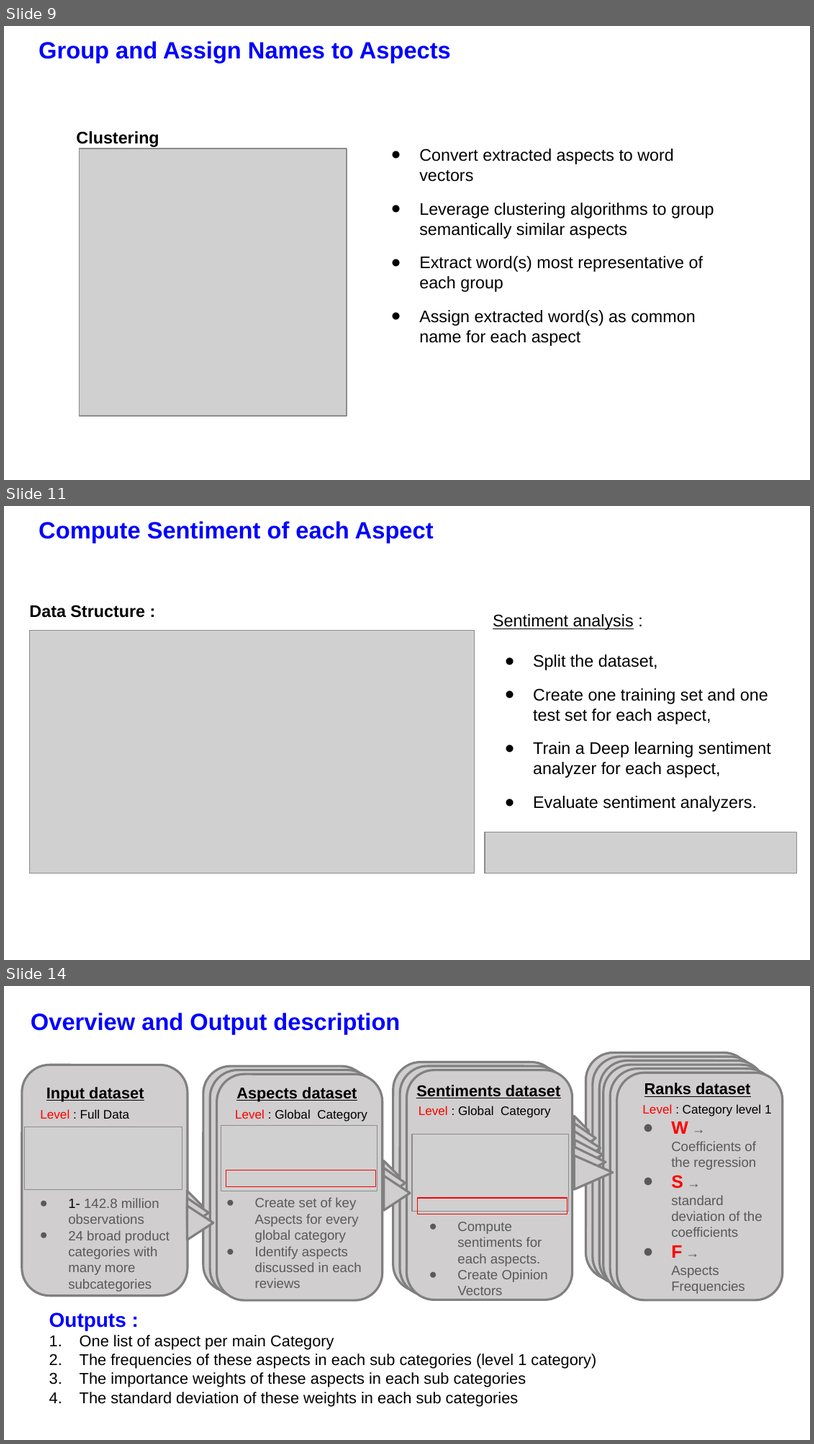
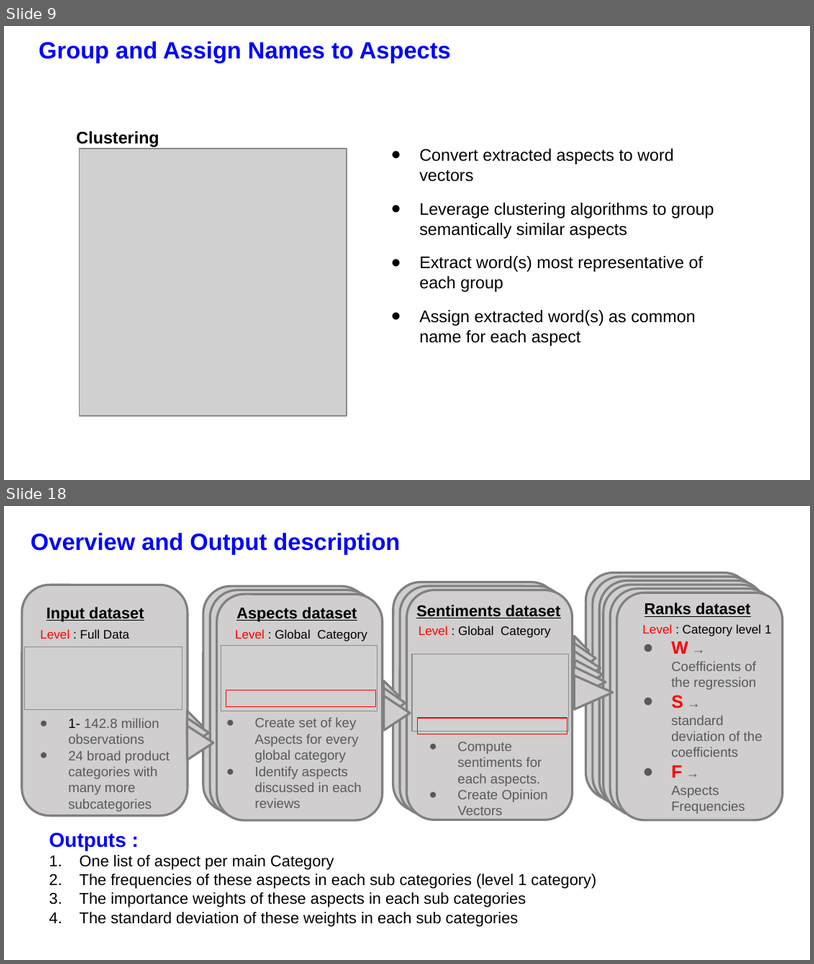
Before and after one commit to CedricJ08/aspect-analysis, a slide deck: Report/Final Presentation Slides.pptx. Shown one above the other, each under a label of ours: slides 9, 11 and 14 before the commit, slides 9 and 18 after it; the slides between them are not shown. The pictures are 814x1444 and 814x964 pixels, drawn with LibreOffice and Linux fonts; fonts in the diff are those of the drawing; grey boxes stand for pictures; background and template pictures are left out. Boxes give left, top, right and bottom in pixels: in the first picture for what was removed or moved away, otherwise in the second. Text is boxed around its words. In the diff, an @@ line names an element or a change of style, - is before the commit and + after.

```diff
--- a/Report/Final Presentation Slides.pptx
+++ b/Report/Final Presentation Slides.pptx
@@ slide 11 removed at (4,506,810,960), background picture (left out) @@
@@ text removed at (39,521,434,543) @@
-Compute Sentiment of each Aspect
@@ text removed at (29,605,145,618) @@
-Data Structure :
@@ picture removed at (30,630,475,873) @@
@@ text removed at (493,614,772,811) @@
-Sentiment analysis :
-● Split the dataset,
-● Create one training set and one test set for each aspect,
-● Train a Deep learning sentiment analyzer for each aspect,
-● Evaluate sentiment analyzers.
@@ picture removed at (485,831,797,873) @@
@@ what was slide 14 is now slide 18 @@
```
Also in this commit, not shown: 4 slides changed, 4 slides added, 1 other slide removed, 2 other files.
